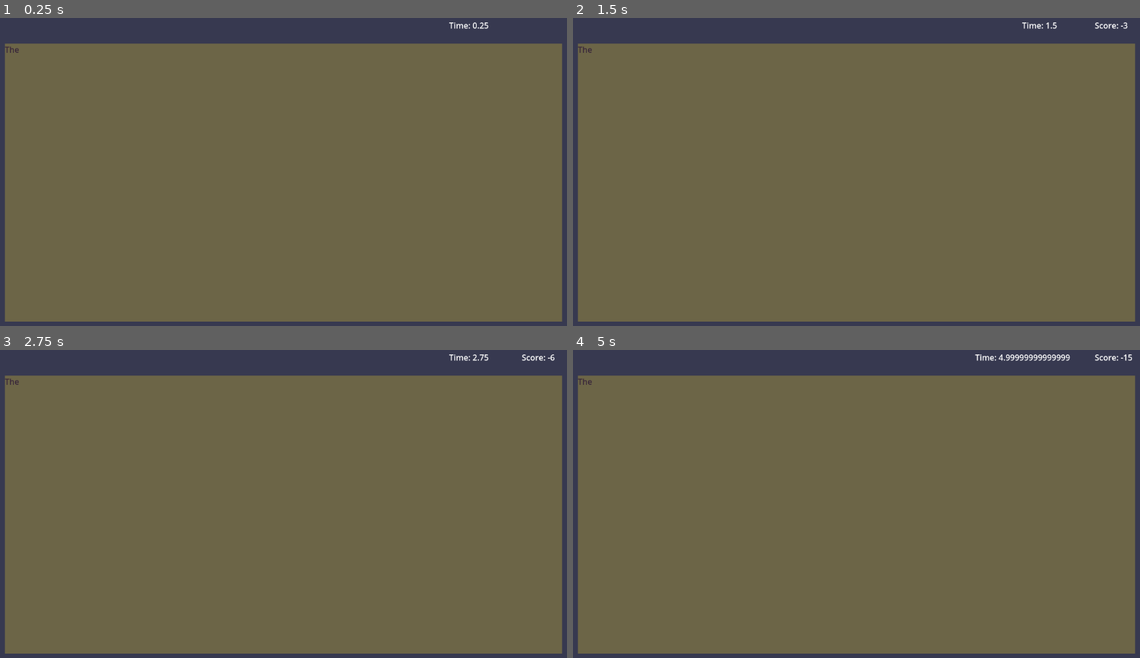
Above: before the commit, frames 1-4 (two rows, left to right).
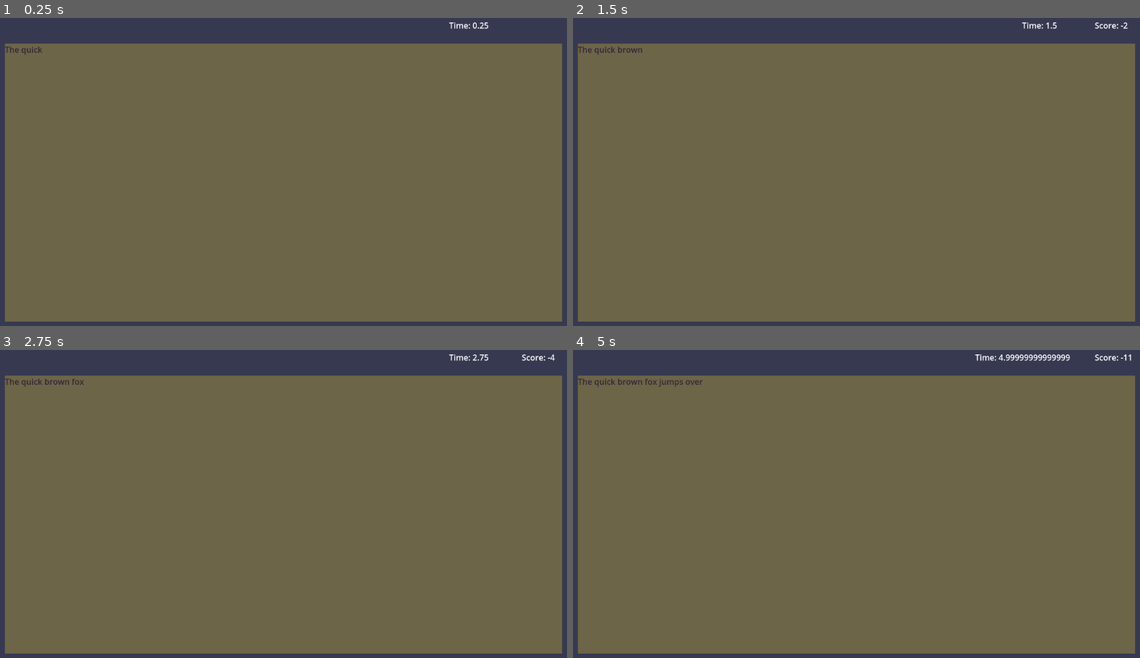
Above: after the commit, the same moments.

Repository: squidink7/SuperAF
Game: Godot game, scene res://game/game.tscn
The game is run twice, just before and just after one commit, with the same random seed, the same clock (stepped at 60 frames per second) and the same inputs.
Inputs (mouse positions are in pixels of both pictures, inside the frame that each line leads up to):
- Up to frame 1 (0.25 s): no input
- Up to frame 2 (1.5 s): tap Enter at 0.5 s; move the mouse to (986, 159) at 0.52 s; tap Space at 0.6, 0.77, 1.07, 1.25 s; move the mouse to (737, 190) at 1.27 s; tap Backspace at 1.35 s
- Up to frame 3 (2.75 s): tap Space at 1.52, 1.55, 1.82, 2.1 s; tap Enter at 2 s; move the mouse to (340, 436) at 2.02 s
- Up to frame 4 (5 s): tap Space at 2.75, 3.02, 3.05, 3.32, 3.6, 3.77, 4.07, 4.25, 4.52, 4.55, 4.82 s; move the mouse to (828, 571) at 2.77 s; tap Backspace at 2.85, 4.35 s; tap Enter at 3.5 s; move the mouse to (1032, 556) at 3.52 s; move the mouse to (680, 457) at 4.27 s

The runs differ from the first frame. In frame 1, less than 0.1% of the frame differs, in the area x 3-8%, y 9-13%; in frame 2, less than 0.1%; in frame 3, less than 0.1%; in frame 4, 0.2%, in the area x 3-99%, y 1-13%.

Commit message:
add customisable lookahead on terminal

Diff:
--- a/game/game.tscn
+++ b/game/game.tscn
@@ -1,7 +1,8 @@
-[gd_scene load_steps=3 format=3 uid="uid://iwyp1k14kx6y"]
+[gd_scene load_steps=4 format=3 uid="uid://iwyp1k14kx6y"]
 
 [ext_resource type="Script" uid="uid://y2dpgw41kl8j" path="res://game/game.gd" id="1_vasa2"]
 [ext_resource type="PackedScene" uid="uid://8lrpv78gfhfa" path="res://game/terminal/terminal.tscn" id="2_h7iqs"]
+[ext_resource type="Script" uid="uid://bhd3uomwv1j5v" path="res://scripts/data.gd" id="3_h7iqs"]
 
 [node name="Game" type="Node"]
 script = ExtResource("1_vasa2")
@@ -32,5 +33,8 @@
 offset_bottom = 48.0
 grow_horizontal = 0
 
+[node name="Data" type="Node" parent="."]
+script = ExtResource("3_h7iqs")
+
 [connection signal="correct_word_entered" from="Terminal" to="." method="correct"]
 [connection signal="incorrect_character_entered" from="Terminal" to="." method="incorrect"]
--- a/game/terminal/terminal.gd
+++ b/game/terminal/terminal.gd
@@ -13,6 +13,8 @@
 	'.',',',';','?','!'
 ]
 
+const LOOKAHEAD = 2
+
 var current_word: int = 0
 var typed_text: String = ""
 var prompt_text: String = ""
@@ -24,13 +26,15 @@
 	$InputLabel.text = typed_text
 
 func update_prompt():
-	var new_prompt = current_text.split(" ").slice(0, current_word+1)
+	var new_prompt = current_text.split(" ").slice(0, current_word+LOOKAHEAD)
 	prompt_text = " ".join(new_prompt)
 	$PromptLabel.text = prompt_text
 
 func add_character(chr: String):
+	var correct = false
 	if current_text.length() > typed_text.length() && current_text[typed_text.length()].to_upper() == chr:
 		chr = current_text[typed_text.length()]
+		correct = true
 	else:
 		incorrect_character_entered.emit()
 
@@ -38,7 +42,7 @@
 
 	update_text()
 
-	if typed_text == prompt_text:
+	if correct && chr == ' ':
 		current_word += 1
 		update_prompt()
 		correct_word_entered.emit()
--- /dev/null
+++ b/scripts/data.gd
@@ -0,0 +1,22 @@
+extends Node
+
+
+# savedata structure
+#
+# - topics/
+#  - quiz.txt
+#  - grades.json
+#  - lessons/
+#   - lesson text.txt
+#   - highscores.json
+# - students/
+#  - student data.json
+
+func _ready():
+	get_student('test')
+
+func get_student(id: String):
+	var stud = Student.new()
+	stud.id = 'hello'
+
+# func get_
--- /dev/null
+++ b/scripts/student.gd
@@ -0,0 +1,5 @@
+class_name Student
+extends RefCounted
+
+var id: String
+var name: String
Not shown, added: scripts/data.gd.uid
Not shown, added: scripts/student.gd.uid
